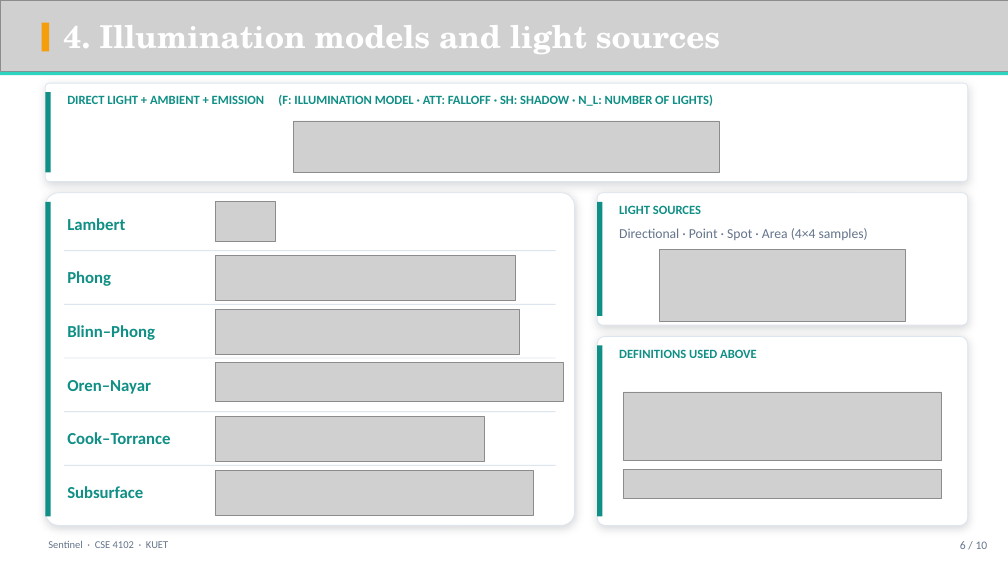
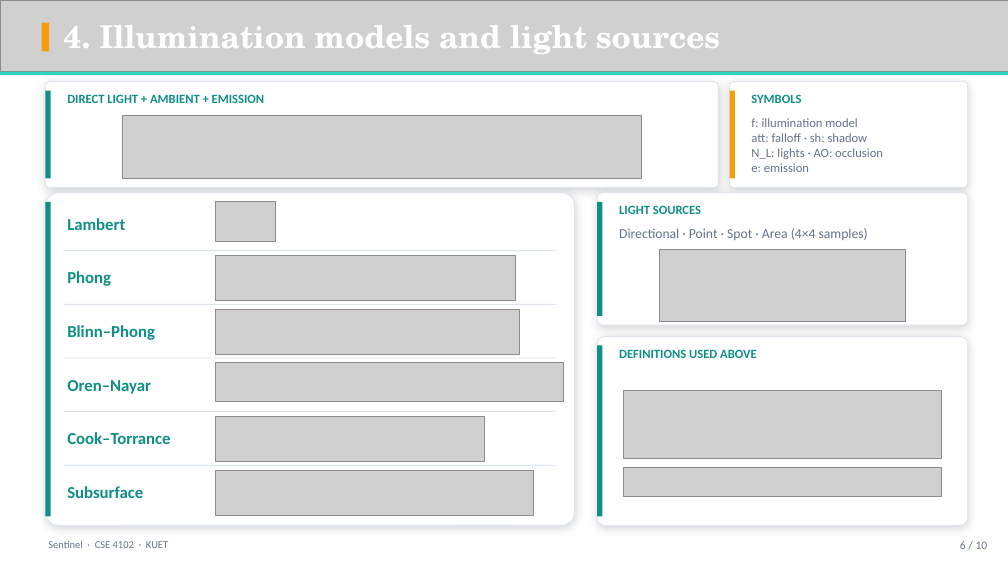
Before and after one commit to ShifatHasanGNS/Sentinel, a slide deck: slide 6 of Docs/Deliverables/Slides/Sentinel_Presentation.pptx. Drawn at 1008x567 pixels with LibreOffice and Linux fonts; fonts in the diff are those of the drawing; grey boxes stand for pictures; background and template pictures are left out. Boxes give left, top, right and bottom in pixels: in the first picture for what was removed or moved away, otherwise in the second. Text is boxed around its words. In the diff, an @@ line names an element or a change of style, - is before the commit and + after.

Commit message:
Final polish: margin fixes in the report, updated Equation Guide, slide layout and symbol legend

```diff
--- a/Docs/Deliverables/Slides/Sentinel_Presentation.pptx
+++ b/Docs/Deliverables/Slides/Sentinel_Presentation.pptx
@@ rounded rectangle: place and size @@
-rounded rectangle at <box>45,83,968,181</box>
+rounded rectangle at <box>45,82,718,188</box>
@@ rounded rectangle added at <box>730,82,968,188</box>, fill #FFFFFF, outline #DDE5EE 0.75 pt @@
@@ rectangle: place and size @@
-rectangle at <box>45,92,51,172</box>
+rectangle at <box>45,91,51,178</box>
@@ picture: place and size @@
-picture at <box>293,121,719,172</box>
+picture at <box>122,116,641,178</box>
@@ rectangle added at <box>730,91,735,178</box>, fill #F59E0B @@
@@ text at <box>751,118,883,172</box>: text changed; text colour #0F8F85 to #64748B; bold off @@
-DIRECT LIGHT + AMBIENT + EMISSION (F: ILLUMINATION MODEL · ATT: FALLOFF · SH: SHADOW · N_L: NUMBER OF LIGHTS)
+f: illumination model
+att: falloff · sh: shadow
+N_L: lights · AO: occlusion
+e: emission
@@ text added at <box>751,94,801,103</box>, 12 pt, text #0F8F85, bold @@
+SYMBOLS
```
Also in this commit, not shown: 3 other slides changed, 7 other files.
